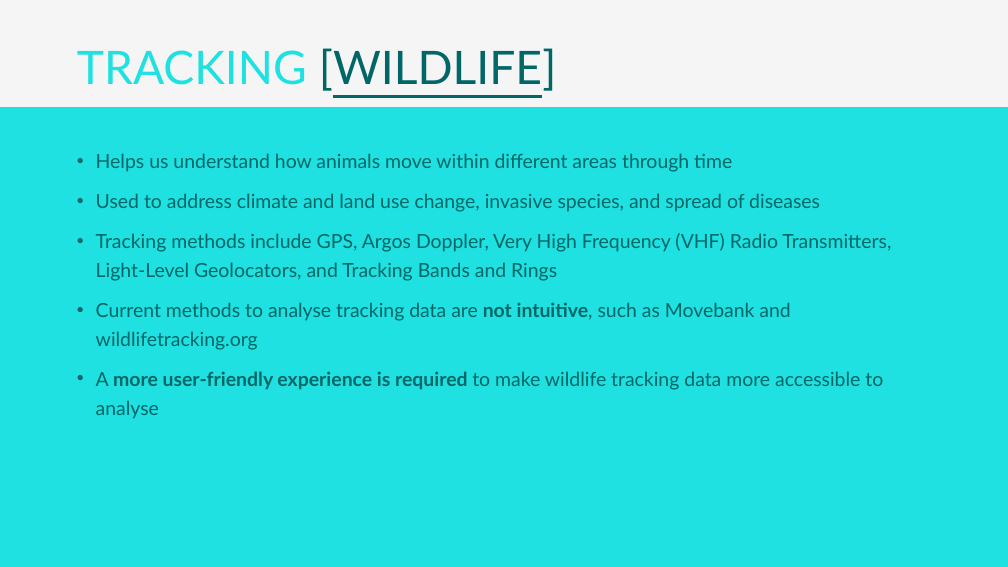
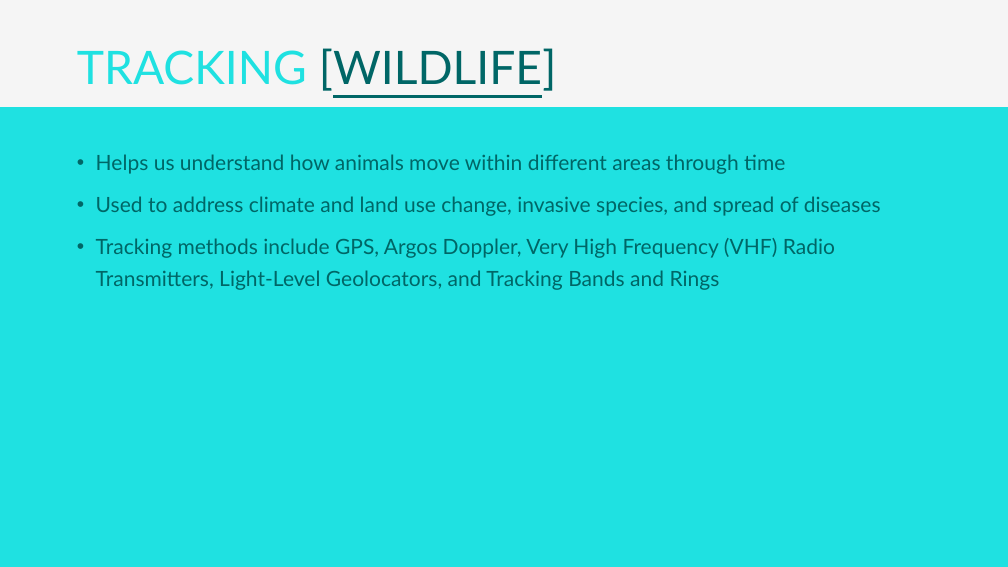
Before and after one commit to Dexeux/DeerTracking, a slide deck: slide 2 of Atmorossa Presentation.pptx. Drawn at 1008x567 pixels with LibreOffice and Linux fonts; fonts in the diff are those of the drawing. Boxes give left, top, right and bottom in pixels: in the first picture for what was removed or moved away, otherwise in the second. Text is boxed around its words. In the diff, an @@ line names an element or a change of style, - is before the commit and + after.

Commit message:
final presentation

```diff
--- a/Atmorossa Presentation.pptx
+++ b/Atmorossa Presentation.pptx
@@ text "Helps us understand how animals ..." at [96, 154, 881, 290]: size 18.5 to 20 pt @@
@@ text at [96, 302, 883, 419]: paragraphs removed @@
-• Current methods to analyse tracking data are not intuitive, such as Movebank and wildlifetracking.org
-• A more user-friendly experience is required to make wildlife tracking data more accessible to analyse
```
Also in this commit, not shown: 2 other slides changed, 2 slides added, 1 slide removed.
